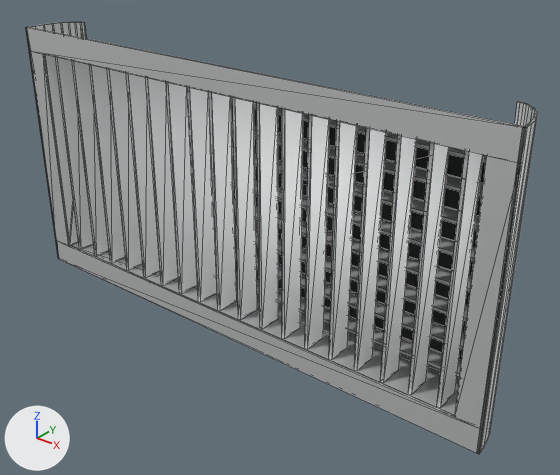
An edit to the glTF model STAIANO-3D/public/models/ecoclima/ebcv/ecoclima-ebcv-400x200.glb, drawn before and after from the same camera.
Camera for both pictures: a camera (50 mm lens) standing at (0.331, -0.352, 0.215) and looking at (0.027, 0.029, -0.022). Arrows for +X, +Y and +Z are at lower left; the lights stay in place. The first picture is the older version. Mesh edges are drawn as thin lines.
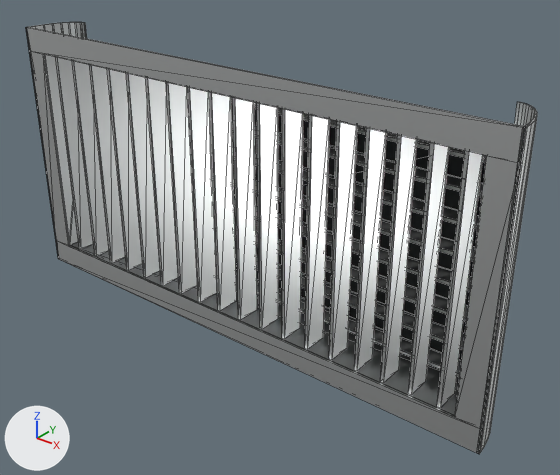
Patch to the scene script:
```diff
--- a/STAIANO-3D/public/models/ecoclima/ebcv/ecoclima-ebcv-400x200.glb.py
+++ b/STAIANO-3D/public/models/ecoclima/ebcv/ecoclima-ebcv-400x200.glb.py
@@ mat_profile_metallo @@
 mat_profile_metallo.base_color = (0.72, 0.74, 0.74)  # light grey #dddfdf
-mat_profile_metallo.metallic = 0.55
-mat_profile_metallo.roughness = 0.42
+mat_profile_metallo.metallic = 0.95
+mat_profile_metallo.roughness = 0.36
```

What differs and where, as boxes [x1, y1, x2, y2] in the pictures (560 x 475 px):
'Profile_cornice.008', surface changed
    both: [27, 27, 528, 163]
'Profile_cornice.009', surface changed
    both: [57, 241, 482, 453]
'Profile_cornice.011', surface changed (darker)
    both: [455, 156, 522, 430]
'Profile_ritorno.009', surface changed
    both: [71, 242, 459, 415]
'Profile_aletta_verticale.059', surface changed
    both: [329, 121, 357, 360]
'Profile_aletta_verticale.060', surface changed
    both: [354, 128, 386, 371]
'Profile_aletta_verticale.058', surface changed
    both: [305, 115, 330, 349]
'Profile_aletta_verticale.061', surface changed
    both: [381, 135, 417, 383]
'Profile_aletta_verticale.062', surface changed
    both: [408, 143, 449, 395]
'Profile_aletta_verticale.057', surface changed
    both: [282, 109, 303, 339]
'Profile_aletta_verticale.063', surface changed
    both: [437, 151, 483, 408]
'Profile_aletta_verticale.055', surface changed
    both: [232, 97, 257, 320]
'Profile_aletta_verticale.056', surface changed
    both: [257, 103, 278, 329]
'Profile_aletta_verticale.054', surface changed (lighter)
    both: [209, 92, 237, 311]
'Profile_aletta_verticale.053', surface changed (lighter)
    both: [187, 87, 217, 302]
'Profile_aletta_verticale.052', surface changed (lighter)
    both: [166, 82, 197, 294]
'Profile_aletta_verticale.051', surface changed
    both: [145, 77, 178, 285]
'Profile_aletta_verticale.050', surface changed
    both: [126, 73, 160, 278]
'Profile_aletta_verticale.049', surface changed
    both: [107, 69, 141, 270]
'Profile_aletta_verticale.048', surface changed
    both: [89, 65, 125, 263]
'Profile_cornice.010', surface changed
    both: [30, 51, 70, 246]
'Profile_aletta_orizzontale.017', surface changed
    both: [215, 248, 465, 350]
'Profile_aletta_orizzontale.016', surface changed
    both: [216, 271, 461, 377]
'Profile_aletta_orizzontale.018', surface changed
    both: [214, 224, 468, 321]
'Profile_aletta_orizzontale.020', surface changed
    both: [212, 173, 475, 262]
'Profile_aletta_orizzontale.019', surface changed
    both: [213, 199, 472, 292]
'Profile_aletta_orizzontale.021', surface changed
    both: [211, 147, 479, 230]
'Profile_aletta_orizzontale.022', surface changed
    both: [232, 120, 483, 197]
'Profile_fianco', surface changed
    both: [26, 22, 87, 259]
